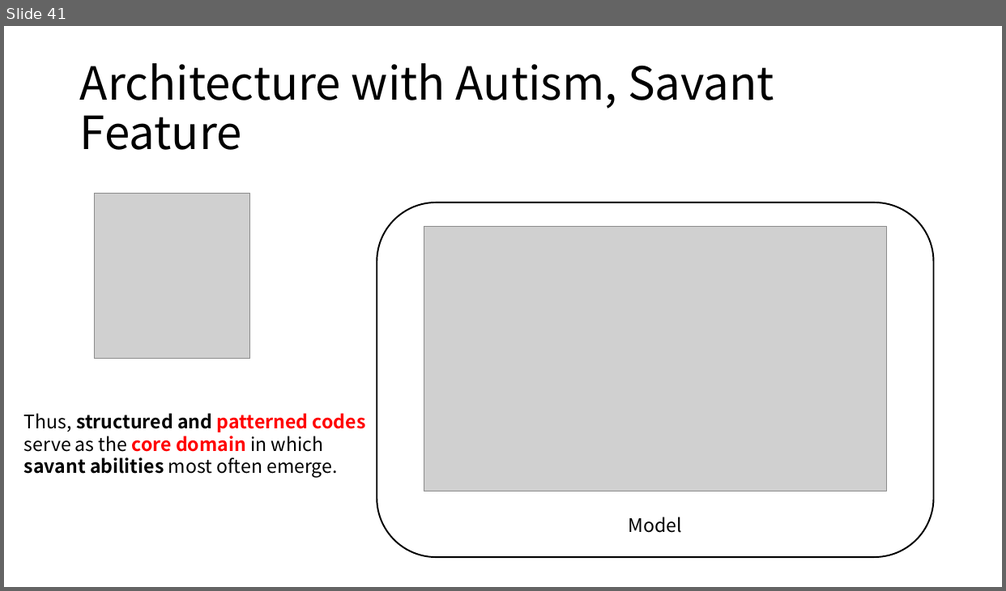
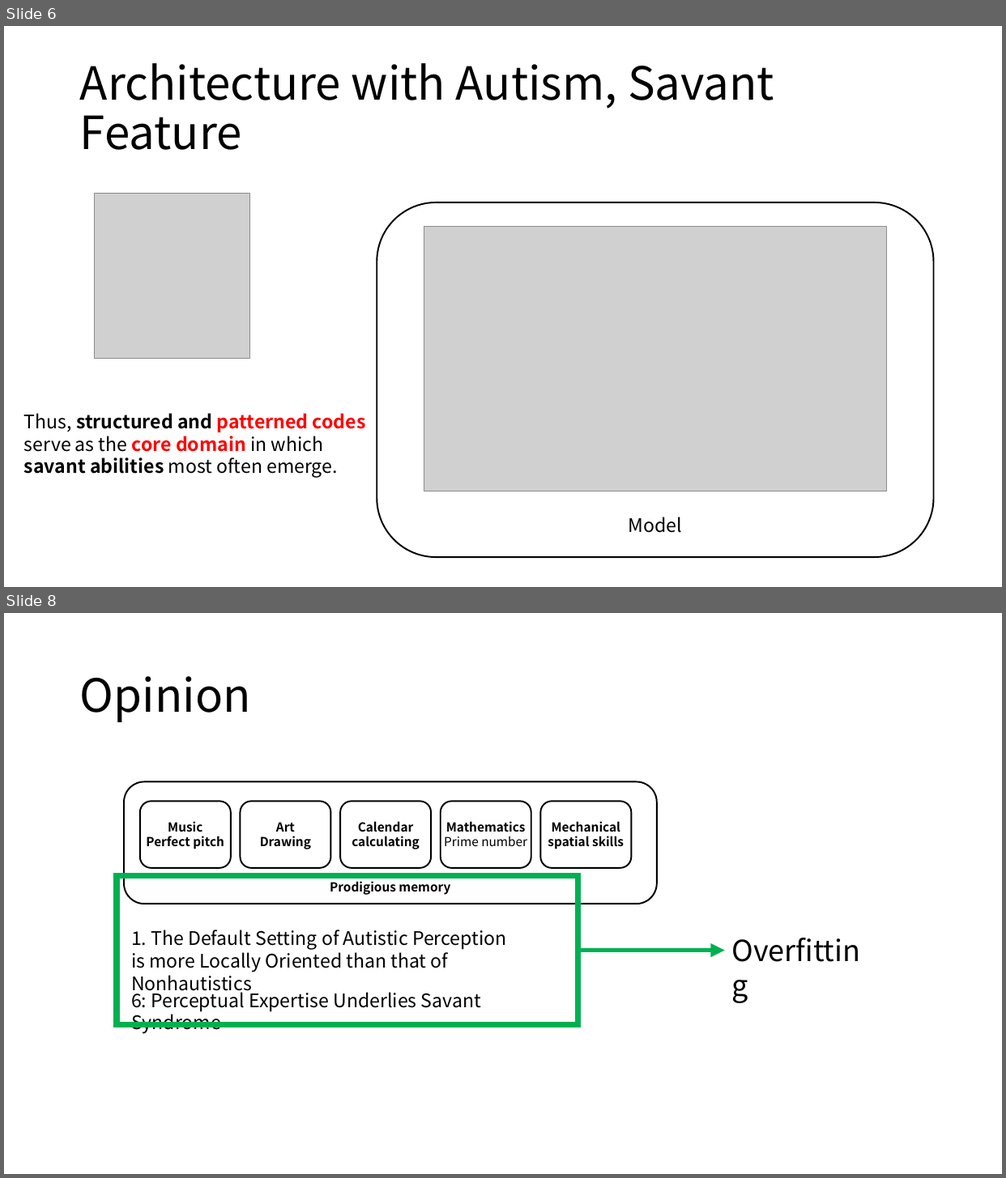
Before and after one commit to topaz11100/PROGRESS, a slide deck: 2_0729/0729_progress.pptx. Shown one above the other, each under a label of ours: slide 41 before the commit, slides 6 and 8 after it; the slides between them are not shown. The pictures are 1006x591 and 1006x1178 pixels, drawn with LibreOffice and Linux fonts; fonts in the diff are those of the drawing; grey boxes stand for pictures. Boxes give left, top, right and bottom in pixels: in the first picture for what was removed or moved away, otherwise in the second. Text is boxed around its words. In the diff, an @@ line names an element or a change of style, - is before the commit and + after.

```diff
--- a/2_0729/0729_progress.pptx
+++ b/2_0729/0729_progress.pptx
@@ slide 8 added at [4, 613, 1002, 1174], background #FFFFFF @@
@@ title added at [80, 676, 251, 722], 44 pt, text #000000 @@
+Opinion
@@ group added at [124, 782, 657, 905]: 6 rounded rectangles @@
+Prodigious memory
+Music
+Perfect pitch
+Art
+Drawing
+Calendar
+calculating
+Mathematics
+Prime number
+Mechanical
+spatial skills
@@ frame added at [115, 874, 581, 1027], fill #00B050, outline #00B050 1.5 pt @@
@@ text added at [131, 930, 507, 973], 18 pt, text #000000 @@
+1. The Default Setting of Autistic Perception
+is more Locally Oriented than that of Nonhautistics
@@ arrow added from (581, 951) to (725, 951), #00B050 4.5 pt @@
@@ text added at [725, 929, 882, 972], 28 pt, text #000000 @@
+Overfitting
@@ text added at [131, 988, 481, 1034], 18 pt, text #000000 @@
+6: Perceptual Expertise Underlies Savant Syndrome
@@ what was slide 41 is now slide 6 @@
```
Also in this commit, not shown: 7 other slides added, 38 slides removed, 26 other files.
